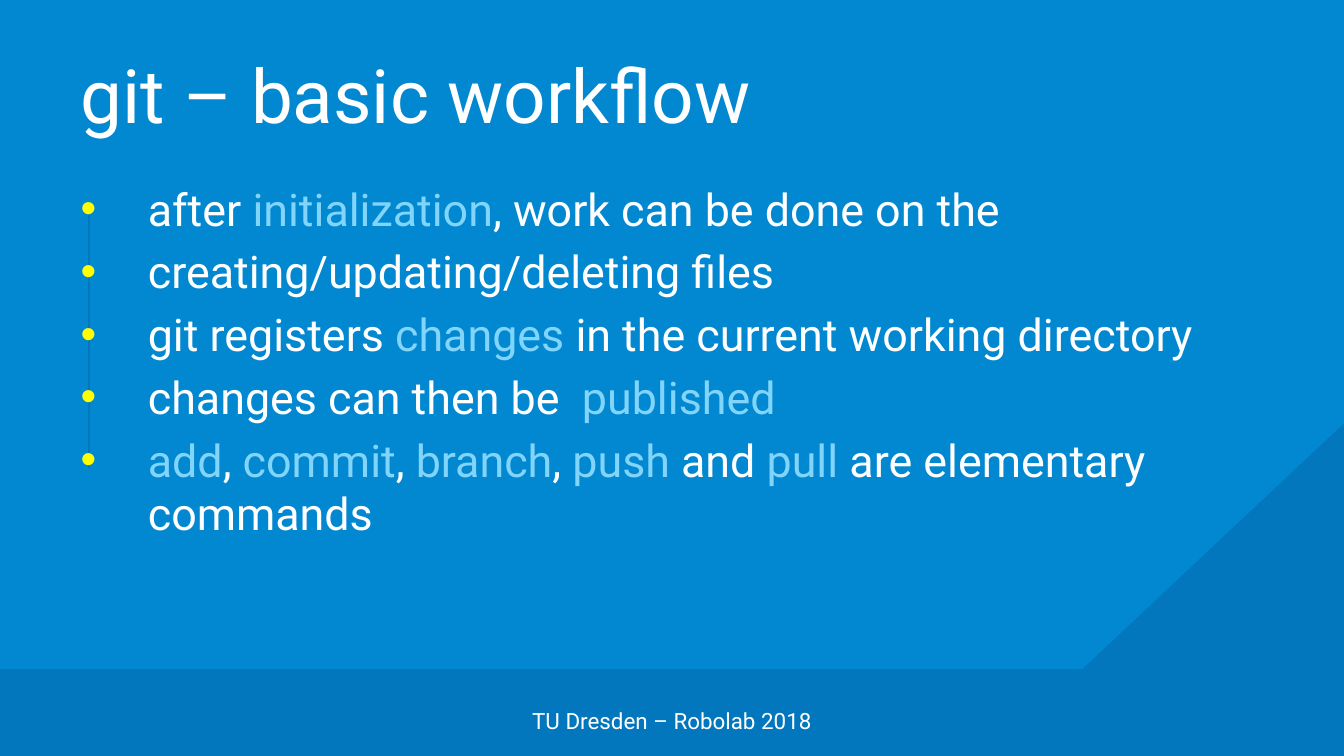
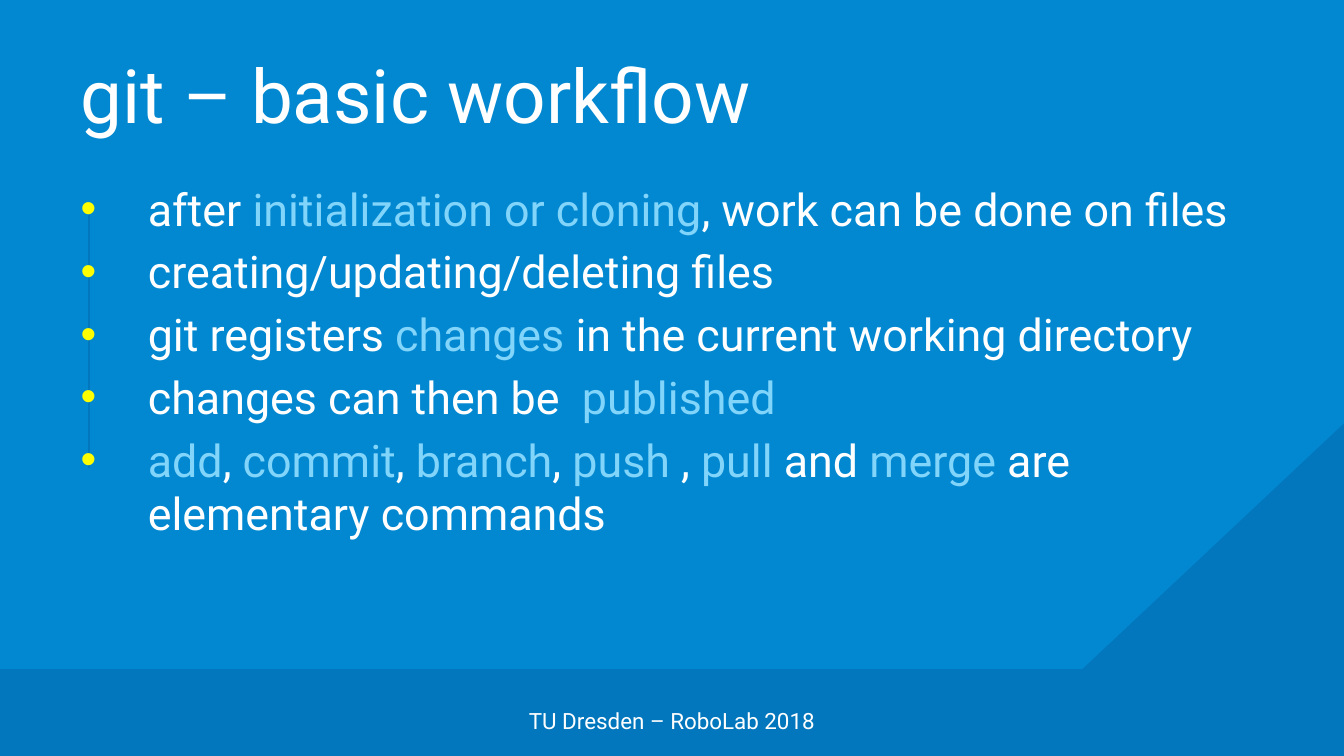
Before and after one commit to edisontrent1337/gitslides, a slide deck: slide 14 of Git.pptx (slide 12 before the commit). Drawn at 1344x756 pixels with LibreOffice and Linux fonts; fonts in the diff are those of the drawing; background and template pictures are left out. Boxes give left, top, right and bottom in pixels: in the first picture for what was removed or moved away, otherwise in the second. Text is boxed around its words. In the diff, an @@ line names an element or a change of style, - is before the commit and + after.

```diff
--- a/Git.pptx
+++ b/Git.pptx
@@ text at box(148, 192, 1228, 235): text changed @@
-• after initialization, work can be done on the
+• after initialization or cloning, work can be done on files
@@ text at box(148, 443, 1070, 540): text changed; text colour #FFFFFF to #81D4FA @@
-• add, commit, branch, push and pull are elementary commands
+• add, commit, branch, push , pull and merge are elementary commands
@@ text at box(529, 712, 814, 730): text changed @@
-TU Dresden – Robolab 2018
+TU Dresden – RoboLab 2018
```
Also in this commit, not shown: 28 other slides changed, 21 slides added, 1 slide removed.
